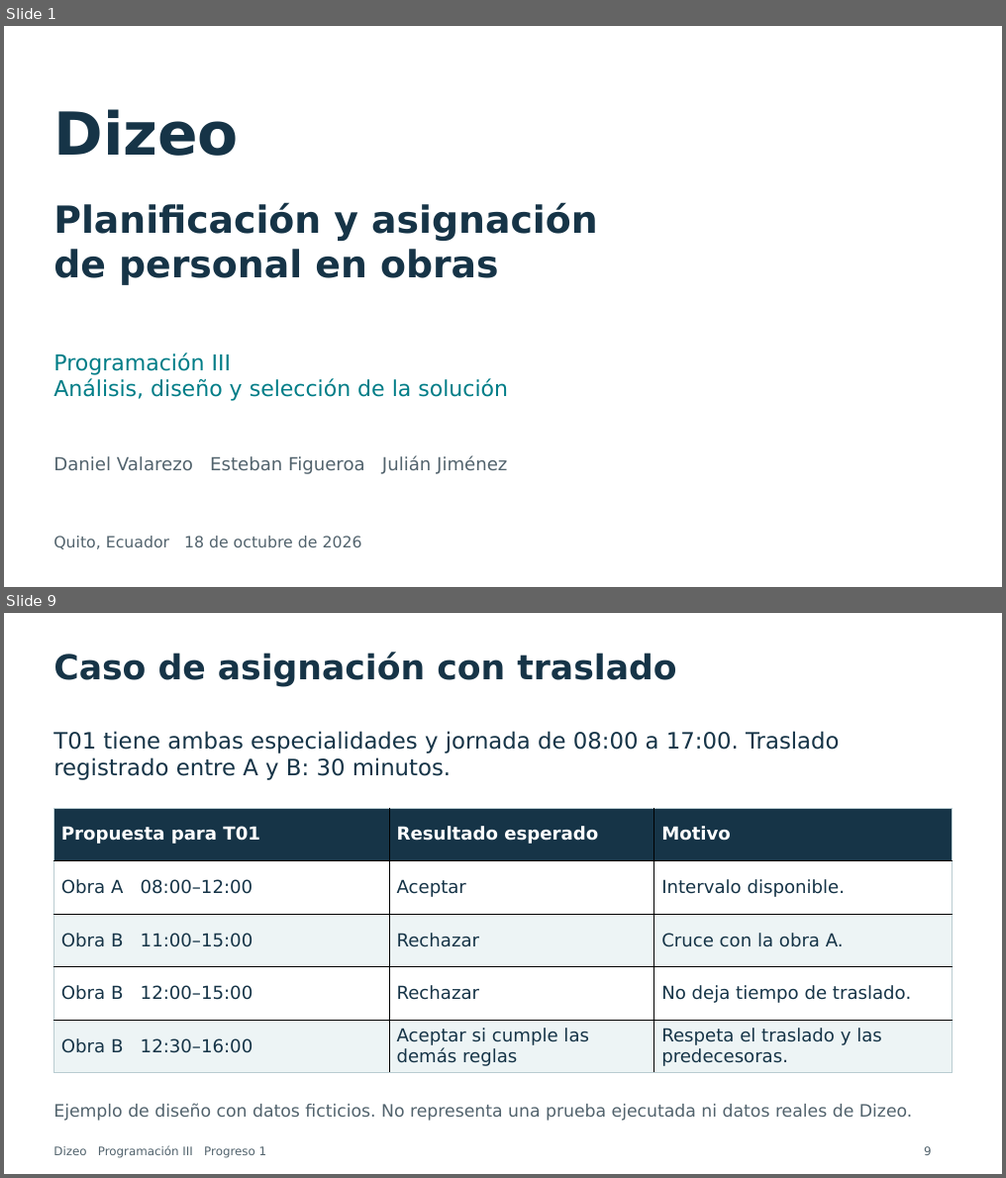
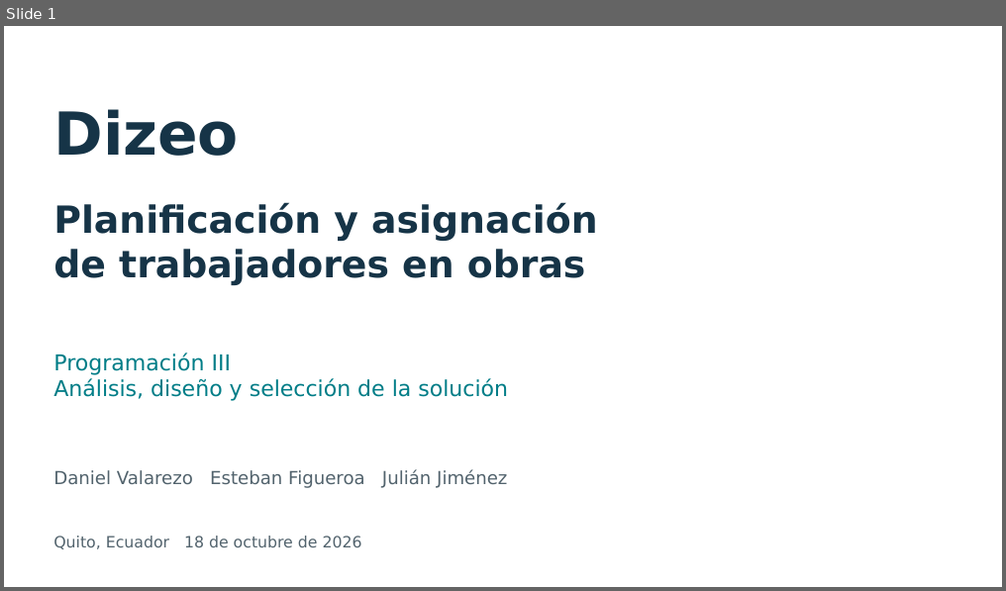
Before and after one commit to dxni999/avanceprogra, a slide deck: docs/presentacion/Presentacion_Dizeo_Progreso1_Final.pptx. Shown one above the other, each under a label of ours: slides 1 and 9 before the commit, slide 1 after it; the slides between them are not shown. The pictures are 1006x1178 and 1006x591 pixels, drawn with LibreOffice and Linux fonts; fonts in the diff are those of the drawing. Boxes give left, top, right and bottom in pixels: in the first picture for what was removed or moved away, otherwise in the second. Text is boxed around its words. In the diff, an @@ line names an element or a change of style, - is before the commit and + after.

```diff
--- a/docs/presentacion/Presentacion_Dizeo_Progreso1_Final.pptx
+++ b/docs/presentacion/Presentacion_Dizeo_Progreso1_Final.pptx
@@ slide 9 removed at <box>4,613,1002,1174</box>, background #FFFFFF @@
@@ text removed at <box>54,653,676,687</box> @@
-Caso de asignación con traslado
@@ text removed at <box>54,731,839,780</box> @@
-T01 tiene ambas especialidades y jornada de 08:00 a 17:00. Traslado registrado entre A y B: 30 minutos.
@@ table removed at <box>54,808,952,1072</box>, 5 rows, 3 columns @@
-Propuesta para T01 | Resultado esperado | Motivo
-Obra A 08:00–12:00 | Aceptar | Intervalo disponible.
-Obra B 11:00–15:00 | Rechazar | Cruce con la obra A.
-Obra B 12:00–15:00 | Rechazar | No deja tiempo de traslado.
-Obra B 12:30–16:00 | Aceptar si cumple las demás reglas | Respeta el traslado y las predecesoras.
@@ text removed at <box>54,1103,912,1121</box> @@
-Ejemplo de diseño con datos ficticios. No representa una prueba ejecutada ni datos reales de Dizeo.
@@ text removed at <box>54,1147,267,1158</box> @@
-Dizeo Programación III Progreso 1
@@ text removed at <box>924,1147,932,1156</box> @@
-9
@@ slide 1 changed as well @@
@@ text at <box>54,249,586,285</box>: text changed @@
-de personal en obras
+de trabajadores en obras
@@ text "Daniel Valarezo Esteban Figueroa Julián ...": place and size @@
-text "Daniel Valarezo Esteban Figueroa Julián ..." at <box>54,457,507,474</box>
+text "Daniel Valarezo Esteban Figueroa Julián ..." at <box>54,470,507,488</box>
```
Also in this commit, not shown: 2 other slides changed, 6 slides added, 6 other slides removed, 5 other files.
